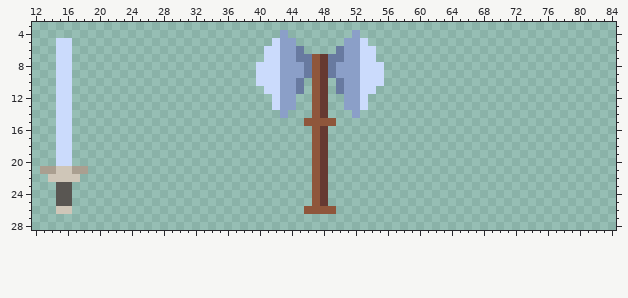
One commit to this sprite sheet: Assets/_Art/Equipment/Weapon/Player/Melee-weapon.png. Above: the version before the commit.
The file is 96x32 pixels. Shown: x 12..84, y 3..28.
After the commit:
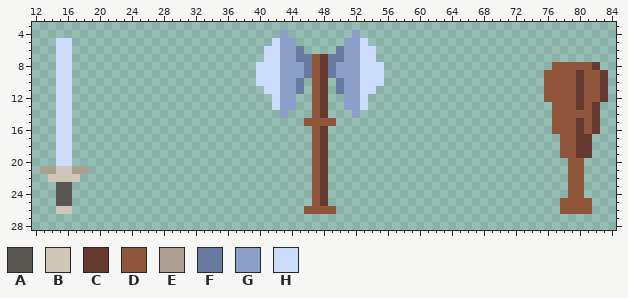
Palette (. is transparent): A #595652  B #cfc6b8  C #663931  D #8f563b  E #aa9f90  F #687aa0  G #8b9fc8  H #cbdbfc
Changes in this commit:
y 8: x 77..82 ...... -> DDDDDC
y 9..12: x 76..83 ........ -> DDDDCDDC
y 13: x 77..82 ...... -> DDDCDC
y 14: x 77..82 ...... -> DDDDDC
y 15..16: x 77..82 ...... -> DDDCDC
y 17..19: x 78..81 .... -> DDCC
y 20..24: x 79..80 .. -> DD
y 25..26: x 78..81 .... -> DDDD
